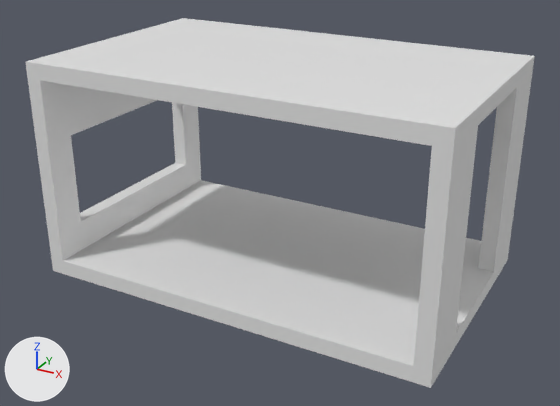
Renders of the FBX model Assets/Prefabs/Scenes/LaboratorySegments/FBX/LaboratoySegmentSideCorridor.fbx from each side of a commit.
The view is the same before and after, from a 50 mm camera at (11.01, -16.26, 11.89) aimed at (0.12, 3.56, 1.98). Arrows for +X, +Y and +Z are at lower left; the lights stay in place.

Names of what the first picture shows: 'SideCorridorCeiling', 'SideCorridorFloor', 'SideCorridorWallLeft', 'SideCorridorWallRight'.
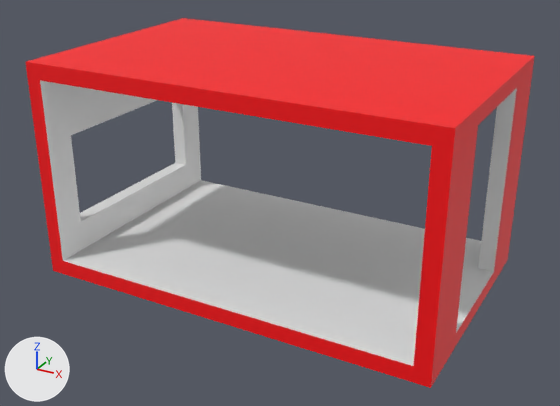
Where the change shows, as pixel boxes (x1, y1, x2, y2) in the pictures (560 x 406 px):
part 1 of me_cube_011, recoloured (white to red): (63, 261, 414, 382) in both
part 2 of me_cube_010, recoloured (white to red): (38, 19, 518, 146) in both
part 3 of me_cube_012, recoloured (white to red): (25, 18, 193, 274) in both
part 4 of me_cube_013, recoloured (white to red): (414, 54, 535, 372) in both
part 5 of me_cube_013, recoloured (white to red): (412, 248, 509, 388) in both
part 6 of me_cube_013, recoloured (white to red): (494, 73, 532, 271) in both

What changed in the scene script:
```text
Add mat_outerwall:
    mat_outerwall = principled_material('OuterWall')
    mat_outerwall.base_color = (1.0, 0.0, 0.0033)  # red #ff000b
Change me_cube_011:
    where me_cube_011.from_pydata(...)  # 8 vertices, 6 faces; spans x -6.0..6.0, y 0.0..8.0, z -0.5..0.0
    used by ob_sidecorridorfloor; location = (0.0, 0.0, 0.0)
    me_cube_011 part 1: all 5 faces that had it switch from mat_wall (white #e7e7e7) to mat_outerwall (red #ff000b)
Change me_cube_012:
    where me_cube_012.from_pydata(...)  # 24 vertices, 20 faces; spans x -6.5..-6.0, y 0.0..8.0, z -0.5..6.5
    used by ob_sidecorridorwallleft; location = (0.0, 0.0, 0.0)
    me_cube_012 part 3: 8 of the faces centred in x -6.5..-6.25, y 0.0..4.0, z -0.5..6.5 switch from mat_wall (white #e7e7e7) to mat_outerwall (red #ff000b)
Change me_cube_010:
    where me_cube_010.from_pydata(...)  # 8 vertices, 6 faces; spans x -6.0..6.0, y 0.0..8.0, z 6.0..6.5
    used by ob_sidecorridorceiling; location = (0.0, 0.0, 0.0)
    me_cube_010 part 2: all 5 faces centred in x -6.0..6.0, y 0.0..8.0, z 6.25..6.5 switch from mat_wall (white #e7e7e7) to mat_outerwall (red #ff000b)
Change me_cube_013:
    where me_cube_013.from_pydata(...)  # 24 vertices, 19 faces; spans x 6.0..6.5, y 0.0..8.0, z -0.5..6.5
    used by ob_sidecorridorwallright; location = (0.0, 0.0, 0.0)
    me_cube_013 part 4: 6 of the faces centred in x 6.0..6.5, y 0.0..4.0, z 3.0..6.5 switch from mat_wall (white #e7e7e7) to mat_outerwall (red #ff000b)
    me_cube_013 part 5: 3 of the faces centred in x 6.25..6.5, y 0.0..4.0, z -0.5..-0.25 switch from mat_wall (white #e7e7e7) to mat_outerwall (red #ff000b)
    me_cube_013 part 6: 3 of the faces centred in x 6.25..6.5, y 7.0..8.0, z 3.0..6.25 switch from mat_wall (white #e7e7e7) to mat_outerwall (red #ff000b)
```
